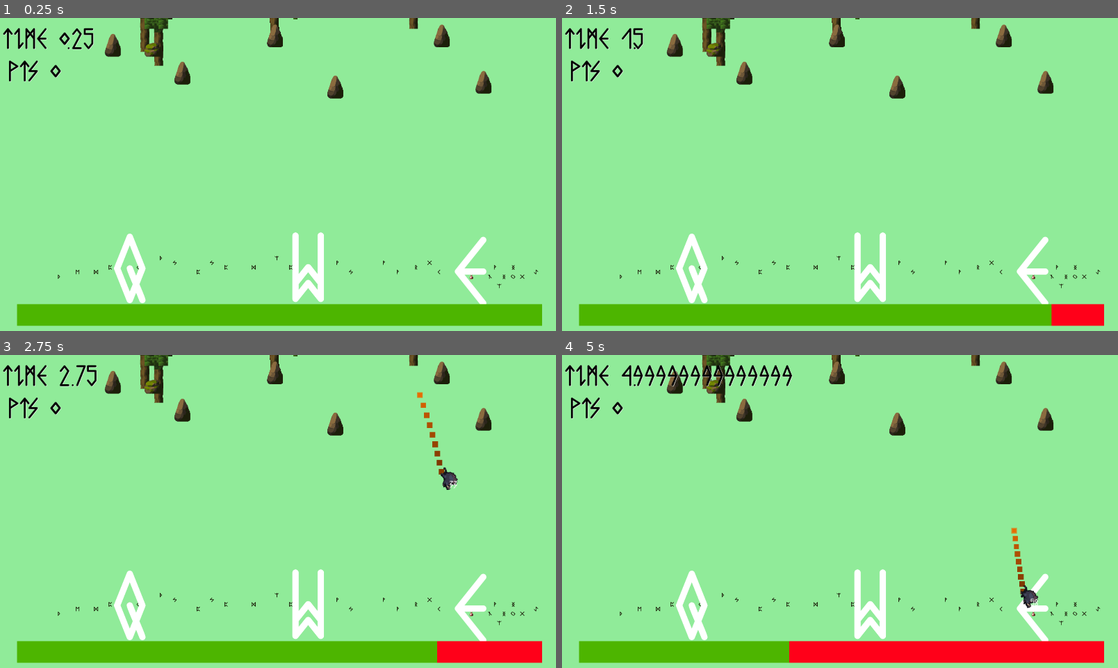
Above: before the commit, frames 1-4 (two rows, left to right).
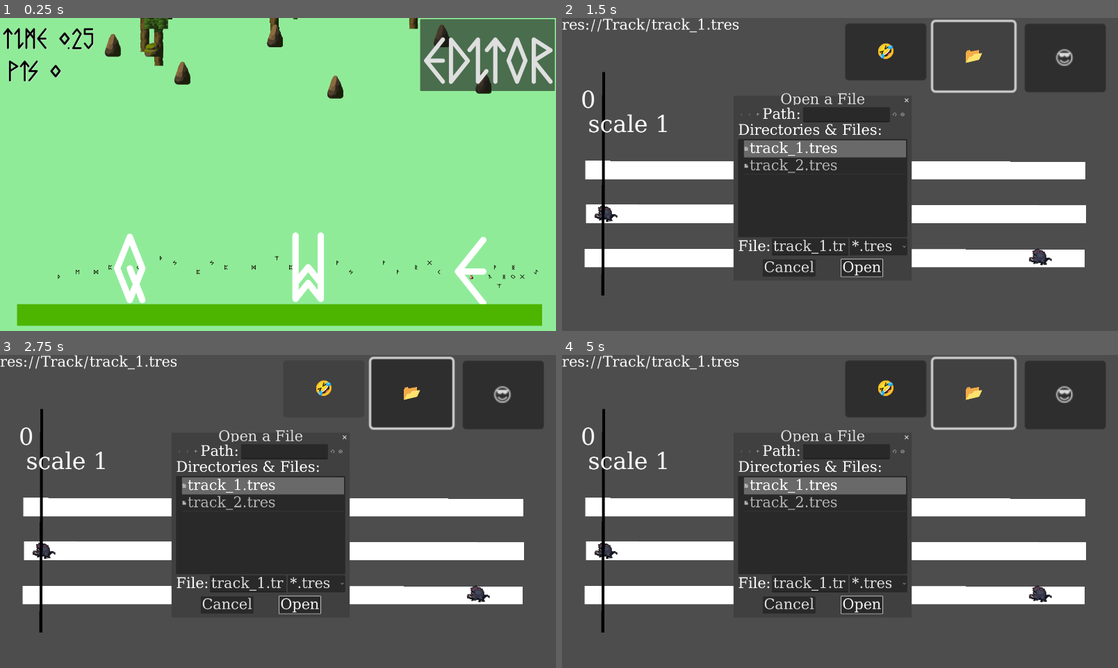
Above: after the commit, the same moments.

Repository: NamespaceV/LudumDare2024
Game: Godot game, scene res://main_scene.tscn
Two runs of this game, one before a commit and one after it. Both use one fixed random seed, a clock stepped at 60 frames per second and the inputs below.
Inputs (mouse positions are in pixels of both pictures, inside the frame that each line leads up to):
- Up to frame 1 (0.25 s): no input
- Up to frame 2 (1.5 s): click (1051, 55) at 0.5 s, where only the run after the commit has a clickable "EDITOR"; click (973, 55) at 1.25 s, where only the run after the commit has a clickable "📂"
- Up to frame 3 (2.75 s): click (322, 389) at 2 s, where only the run after the commit has a clickable "🤣"
- Up to frame 4 (5 s): click (1067, 395) at 2.75 s, where only the run after the commit has a clickable "😎"; click (862, 605) at 3.5 s, where only the run after the commit has a clickable "Open"; click (973, 392) at 4.25 s, where only the run after the commit has a clickable "📂"

The runs differ from the first frame. In frame 1, 5.5% of the frame differs, in the area x 75-100%, y 0-24%; in frame 2, 100%, in the area x 0-100%, y 0-100%; in frame 3, 100%; in frame 4, 100%.

Commit message:
editor works

Diff:
--- /dev/null
+++ b/Editor/EnemyForEditor.gd
@@ -0,0 +1,31 @@
+class_name EnemyForEditor
+extends Node2D
+
+var hover:bool
+
+var time:float
+var letter:String
+
+signal on_clicked (e:EnemyForEditor)
+
+# Called when the node enters the scene tree for the first time.
+func _ready():
+	pass # Replace with function body.
+
+
+# Called every frame. 'delta' is the elapsed time since the previous frame.
+func _process(_delta):
+	if Input.get_mouse_button_mask() & MOUSE_BUTTON_MASK_LEFT:
+		if hover:
+			on_clicked.emit(self)
+			hover = false
+
+
+func _on_area_2d_mouse_entered():
+	$AnimatedSprite2D.modulate = Color.BLACK
+	hover = true
+
+
+func _on_area_2d_mouse_exited():
+	$AnimatedSprite2D.modulate = Color.WHITE
+	hover = false
--- a/Editor/EnemyForEditor.tscn
+++ b/Editor/EnemyForEditor.tscn
@@ -1,5 +1,6 @@
-[gd_scene load_steps=10 format=3 uid="uid://xdv5pgxx6cku"]
+[gd_scene load_steps=12 format=3 uid="uid://xdv5pgxx6cku"]
 
+[ext_resource type="Script" path="res://Editor/EnemyForEditor.gd" id="1_bwmov"]
 [ext_resource type="Texture2D" uid="uid://bamyywaav0ulx" path="res://000ExternalAssets/Legacy-Fantasy - High Forest 2.3/Mob/Boar/Run/Run-Sheet-Black.png" id="2_bpukd"]
 
 [sub_resource type="Gradient" id="Gradient_mkijd"]
@@ -56,9 +57,14 @@
 "speed": 20.0
 }]
 
+[sub_resource type="RectangleShape2D" id="RectangleShape2D_7bq52"]
+size = Vector2(87, 58)
+
 [node name="Enemy" type="Node2D"]
+script = ExtResource("1_bwmov")
 
 [node name="CPUParticles2D" type="CPUParticles2D" parent="."]
+visible = false
 position = Vector2(14, 19)
 rotation = 1.455
 scale = Vector2(2, 2)
@@ -77,3 +83,12 @@
 scale = Vector2(2, 2)
 sprite_frames = SubResource("SpriteFrames_7u0aj")
 frame_progress = 0.344524
+
+[node name="Area2D" type="Area2D" parent="."]
+
+[node name="CollisionShape2D" type="CollisionShape2D" parent="Area2D"]
+position = Vector2(3.5, 1)
+shape = SubResource("RectangleShape2D_7bq52")
+
+[connection signal="mouse_entered" from="Area2D" to="." method="_on_area_2d_mouse_entered"]
+[connection signal="mouse_exited" from="Area2D" to="." method="_on_area_2d_mouse_exited"]
--- a/Editor/editor.gd
+++ b/Editor/editor.gd
@@ -3,15 +3,90 @@
 @export_file("*.tres") var track_path = "res://Track/track_1.tres"
 var track : TrackR
 
+const PIXELS_PER_SECOND = 500
+
+var time_offset = 0
+var time_scale = 1.0
+
 func _ready():
-	track = load(track_path)
-	$Path.text = track_path
+	open_track(track_path)
+
+func open_track(path:String):
+	track_path = path
+	$Path.text = path
+	track = load(path)
+	load_track()
+
+func load_track():
+	for c in $Lanes/Enemies.get_children():
+		c.queue_free()
 	var e_sc = load("res://Editor/EnemyForEditor.tscn")
 	for note in track.notes:
+		for i in range(MainGame.inputs.size()):
+			var ch = MainGame.inputs[i]
+			if not ch in note.notes:
+				continue
+			var e = e_sc.instantiate() as EnemyForEditor
+			e.time = note.offset
+			e.letter = ch
+			$Lanes/Enemies.add_child(e)
+			e.position = Vector2(148 + note.offset * PIXELS_PER_SECOND,524 + i * 150)
+			e.on_clicked.connect(delete_note_event)
 
-		var e = e_sc.instantiate()
-		$Lanes/Enemies.add_child(e)
-		e.position = Vector2(148 + note.offset * 200,524)
+func delete_note_event(e:EnemyForEditor):
+	delete_note(e.time, e.letter)
 
-func _process(delta):
-	pass
+func delete_note(time:float, letter:String):
+	print("delete ", letter, " ", str(time))
+	for note in track.notes:
+		if is_equal_approx(note.offset, time):
+			note.notes = note.notes.replace(letter, "")
+	var i = 0
+	while i < track.notes.size():
+		if track.notes[i].notes == "":
+			track.notes.remove_at(i)
+		else:
+			i += 1
+	load_track()
+
+func add_note(time:float, letter:String):
+	print("add ", letter, " ", str(time))
+	var idx = 0
+	while track.notes.size() < idx and track.notes[idx].offset < time:
+		idx += 1
+	if track.notes.size() == idx:
+		track.notes.append(TrackPointR.create(time, letter))
+	elif is_equal_approx(time, track.notes[idx].offset ):
+		if letter not in track.notes[idx].notes:
+			track.notes[idx].notes += letter
+	else :
+		track.notes.insert(idx, TrackPointR.create(time, letter))
+
+func _process(_delta):
+	$TimeOffset.text = str(time_offset) + "\n scale " + str(time_scale)
+	if Input.is_action_just_pressed("edit_next"):
+		time_offset += time_scale
+	if Input.is_action_just_pressed("edit_prev"):
+		time_offset -= time_scale
+	if Input.is_action_just_pressed("edit_scale_zoom_in"):
+		time_scale /= 2
+	if Input.is_action_just_pressed("edit_scale_zoom_out"):
+		time_scale *= 2
+	if Input.is_action_just_pressed("edit_sync_to_scale"):
+		time_offset = floorf(time_offset)
+	$Lanes/Enemies.position.x = - time_offset * PIXELS_PER_SECOND
+	for i in range(MainGame.inputs.size()):
+		var ch = MainGame.inputs[i]
+		if Input.is_action_just_pressed(ch):
+			add_note(time_offset, ch)
+			load_track()
+
+
+func _on_open_button_pressed():
+	$FileDialog.show()
+
+func _on_file_dialog_file_selected(path):
+	open_track(path)
+
+func _on_save_button__pressed():
+	ResourceSaver.save(track)
--- a/Editor/editor.tscn
+++ b/Editor/editor.tscn
@@ -22,6 +22,48 @@
 cache/0/16/0/kerning_overrides/50/0 = Vector2(0, 0)
 cache/0/16/0/kerning_overrides/16/0 = Vector2(0, 0)
 
+[sub_resource type="FontFile" id="FontFile_gpkp5"]
+face_index = null
+embolden = null
+transform = null
+cache/0/80/0/ascent = 0.0
+cache/0/80/0/descent = 0.0
+cache/0/80/0/underline_position = 0.0
+cache/0/80/0/underline_thickness = 0.0
+cache/0/80/0/scale = 1.0
+cache/0/80/0/kerning_overrides/80/0 = Vector2(0, 0)
+cache/0/80/0/kerning_overrides/16/0 = Vector2(0, 0)
+cache/0/16/0/ascent = 0.0
+cache/0/16/0/descent = 0.0
+cache/0/16/0/underline_position = 0.0
+cache/0/16/0/underline_thickness = 0.0
+cache/0/16/0/scale = 1.0
+cache/0/16/0/kerning_overrides/80/0 = Vector2(0, 0)
+cache/0/16/0/kerning_overrides/16/0 = Vector2(0, 0)
+
+[sub_resource type="FontFile" id="FontFile_qwyh4"]
+face_index = null
+embolden = null
+transform = null
+cache/0/16/0/ascent = 0.0
+cache/0/16/0/descent = 0.0
+cache/0/16/0/underline_position = 0.0
+cache/0/16/0/underline_thickness = 0.0
+cache/0/16/0/scale = 1.0
+cache/0/16/0/kerning_overrides/16/0 = Vector2(0, 0)
+cache/0/16/0/kerning_overrides/50/0 = Vector2(0, 0)
+cache/0/50/0/ascent = 0.0
+cache/0/50/0/descent = 0.0
+cache/0/50/0/underline_position = 0.0
+cache/0/50/0/underline_thickness = 0.0
+cache/0/50/0/scale = 1.0
+cache/0/50/0/kerning_overrides/16/0 = Vector2(0, 0)
+cache/0/50/0/kerning_overrides/50/0 = Vector2(0, 0)
+
+[sub_resource type="Theme" id="Theme_04my6"]
+default_font = SubResource("FontFile_qwyh4")
+default_font_size = 50
+
 [node name="editor" type="Node2D"]
 script = ExtResource("1_5qih8")
 
@@ -41,14 +83,66 @@
 polygon = PackedVector2Array(80, 493, 1807, 496, 1807, 557, 80, 557)
 
 [node name="W" type="Polygon2D" parent="Lanes"]
-position = Vector2(3, 138)
+position = Vector2(3, 150)
 polygon = PackedVector2Array(80, 493, 1807, 496, 1807, 557, 80, 557)
 
 [node name="E" type="Polygon2D" parent="Lanes"]
-position = Vector2(-4, 283)
+position = Vector2(-2, 303)
 polygon = PackedVector2Array(80, 493, 1807, 496, 1807, 557, 80, 557)
 
 [node name="Enemies" type="Node2D" parent="Lanes"]
 
 [node name="Enemy" parent="Lanes/Enemies" instance=ExtResource("2_ob068")]
 position = Vector2(148, 524)
+
+[node name="Line2D" type="Line2D" parent="."]
+points = PackedVector2Array(144, 186, 141, 958)
+default_color = Color(0, 0, 0, 1)
+
+[node name="TimeOffset" type="Label" parent="."]
+offset_left = 65.0
+offset_top = 246.0
+offset_right = 693.0
+offset_bottom = 346.0
+theme_override_fonts/font = SubResource("FontFile_gpkp5")
+theme_override_font_sizes/font_size = 80
+text = "ewqeqweqweqweqweqe"
+
+[node name="Button" type="Button" parent="."]
+offset_left = 1282.0
+offset_top = 14.0
+offset_right = 1352.0
+offset_bottom = 73.0
+scale = Vector2(4, 4)
+text = "📂"
+
+[node name="Button3" type="Button" parent="."]
+offset_left = 978.0
+offset_top = 19.0
+offset_right = 1048.0
+offset_bottom = 68.0
+scale = Vector2(4, 4)
+text = "🤣"
+
+[node name="Button2" type="Button" parent="."]
+offset_left = 1598.0
+offset_top = 20.0
+offset_right = 1668.0
+offset_bottom = 79.0
+scale = Vector2(4, 4)
+text = "😎"
+
+[node name="FileDialog" type="FileDialog" parent="."]
+title = "Open a File"
+position = Vector2i(600, 300)
+size = Vector2i(600, 600)
+content_scale_mode = 2
+theme = SubResource("Theme_04my6")
+ok_button_text = "Open"
+file_mode = 0
+root_subfolder = "res://Track/"
+filters = PackedStringArray("*.tres")
+
+[connection signal="pressed" from="Button" to="." method="_on_open_button_pressed"]
+[connection signal="pressed" from="Button2" to="." method="_on_save_button__pressed"]
+[connection signal="file_selected" from="FileDialog" to="." method="_on_file_dialog_file_selected"]
--- a/MainGame/MainGame.gd
+++ b/MainGame/MainGame.gd
@@ -1,3 +1,4 @@
+class_name MainGame
 extends Node2D
 
 var base_position
@@ -100,3 +101,7 @@
 	song_time = -0
 	idx = 0
 	$VBoxContainer/PlayButton.hide()
+
+
+func _on_button_pressed():
+	get_tree().change_scene_to_file("res://Editor/editor.tscn")
--- a/Track/track_1.tres
+++ b/Track/track_1.tres
@@ -1,7 +1,32 @@
-[gd_resource type="Resource" script_class="TrackR" load_steps=10 format=3 uid="uid://vd61lx7tgld8"]
+[gd_resource type="Resource" script_class="TrackR" load_steps=15 format=3]
 
 [ext_resource type="Script" path="res://Track/track.gd" id="1_6es1o"]
 [ext_resource type="Script" path="res://Track/track_point.gd" id="1_e3yqp"]
+
+[sub_resource type="Resource" id="Resource_iq1a7"]
+script = ExtResource("1_e3yqp")
+offset = 7.75
+notes = "q"
+
+[sub_resource type="Resource" id="Resource_ymtbn"]
+script = ExtResource("1_e3yqp")
+offset = 7.5
+notes = "q"
+
+[sub_resource type="Resource" id="Resource_8bw63"]
+script = ExtResource("1_e3yqp")
+offset = 7.25
+notes = "q"
+
+[sub_resource type="Resource" id="Resource_oudaf"]
+script = ExtResource("1_e3yqp")
+offset = 6.5
+notes = "w"
+
+[sub_resource type="Resource" id="Resource_g8il6"]
+script = ExtResource("1_e3yqp")
+offset = 0.0
+notes = "w"
 
 [sub_resource type="Resource" id="Resource_g32ei"]
 script = ExtResource("1_e3yqp")
@@ -40,4 +65,4 @@
 
 [resource]
 script = ExtResource("1_6es1o")
-notes = Array[ExtResource("1_e3yqp")]([SubResource("Resource_g32ei"), SubResource("Resource_tgawr"),  …(155 unchanged characters)…
+notes = Array[ExtResource("1_e3yqp")]([SubResource("Resource_iq1a7"), SubResource("Resource_ymtbn"), SubResource("Resource_8bw63"), SubResource("Resource_oudaf"), SubResource("Resource_g8il6"), SubResource("Resource_g32ei"), SubResource("Resource_tgawr"),  …(155 unchanged characters)…
--- /dev/null
+++ b/Track/track_2.tres
@@ -0,0 +1,43 @@
+[gd_resource type="Resource" script_class="TrackR" load_steps=10 format=3 uid="uid://de5pdln23rlvl"]
+
+[ext_resource type="Script" path="res://Track/track_point.gd" id="1_nys1l"]
+[ext_resource type="Script" path="res://Track/track.gd" id="2_dhoy1"]
+
+[sub_resource type="Resource" id="Resource_g32ei"]
+script = ExtResource("1_nys1l")
+offset = 1.0
+notes = "q"
+
+[sub_resource type="Resource" id="Resource_tgawr"]
+script = ExtResource("1_nys1l")
+offset = 2.0
+notes = "w"
+
+[sub_resource type="Resource" id="Resource_lxvr1"]
+script = ExtResource("1_nys1l")
+offset = 3.0
+notes = "e"
+
+[sub_resource type="Resource" id="Resource_hfrk7"]
+script = ExtResource("1_nys1l")
+offset = 4.0
+notes = "qwe"
+
+[sub_resource type="Resource" id="Resource_5j6qf"]
+script = ExtResource("1_nys1l")
+offset = 5.0
+notes = "e"
+
+[sub_resource type="Resource" id="Resource_kepud"]
+script = ExtResource("1_nys1l")
+offset = 6.0
+notes = "w"
+
+[sub_resource type="Resource" id="Resource_fkn47"]
+script = ExtResource("1_nys1l")
+offset = 7.0
+notes = "q"
+
+[resource]
+script = ExtResource("2_dhoy1")
+notes = Array[ExtResource("1_nys1l")]([SubResource("Resource_g32ei"), SubResource("Resource_tgawr"), SubResource("Resource_lxvr1"), SubResource("Resource_hfrk7"), SubResource("Resource_5j6qf"), SubResource("Resource_kepud"), SubResource("Resource_fkn47")])
--- a/Track/track_point.gd
+++ b/Track/track_point.gd
@@ -3,3 +3,9 @@
 
 @export var offset : float
 @export var notes : String
+
+static func create(_o:float, _n:String) -> TrackPointR:
+	var r = TrackPointR.new()
+	r.offset = _o
+	r.notes = _n
+	return r
--- a/main_scene.tscn
+++ b/main_scene.tscn
@@ -161,4 +161,13 @@
 theme_override_font_sizes/font_size = 90
 text = "1231232"
 
+[node name="Button" type="Button" parent="."]
+offset_left = 1458.0
+offset_top = 24.0
+offset_right = 1923.0
+offset_bottom = 272.0
+theme_override_font_sizes/font_size = 200
+text = "EDITOR"
+
 [connection signal="pressed" from="MainNode/VBoxContainer/PlayButton" to="MainNode" method="_on_play_button_pressed"]
+[connection signal="pressed" from="Button" to="MainNode" method="_on_button_pressed"]
--- a/project.godot
+++ b/project.godot
@@ -45,3 +45,28 @@
 "events": [Object(InputEventKey,"resource_local_to_scene":false,"resource_name":"","device":-1,"window_id":0,"alt_pressed":false,"shift_pressed":false,"ctrl_pressed":false,"meta_pressed":false,"pressed":false,"keycode":0,"physical_keycode":69,"key_label":0,"unicode":101,"echo":false,"script":null)
 ]
 }
+edit_next={
+"deadzone": 0.5,
+"events": [Object(InputEventKey,"resource_local_to_scene":false,"resource_name":"","device":-1,"window_id":0,"alt_pressed":false,"shift_pressed":false,"ctrl_pressed":false,"meta_pressed":false,"pressed":false,"keycode":0,"physical_keycode":32,"key_label":0,"unicode":32,"echo":false,"script":null)
+]
+}
+edit_prev={
+"deadzone": 0.5,
+"events": [Object(InputEventKey,"resource_local_to_scene":false,"resource_name":"","device":-1,"window_id":0,"alt_pressed":false,"shift_pressed":false,"ctrl_pressed":false,"meta_pressed":false,"pressed":false,"keycode":0,"physical_keycode":67,"key_label":0,"unicode":99,"echo":false,"script":null)
+]
+}
+edit_scale_zoom_in={
+"deadzone": 0.5,
+"events": [Object(InputEventKey,"resource_local_to_scene":false,"resource_name":"","device":-1,"window_id":0,"alt_pressed":false,"shift_pressed":false,"ctrl_pressed":false,"meta_pressed":false,"pressed":false,"keycode":0,"physical_keycode":4194437,"key_label":0,"unicode":43,"echo":false,"script":null)
+]
+}
+edit_scale_zoom_out={
+"deadzone": 0.5,
+"events": [Object(InputEventKey,"resource_local_to_scene":false,"resource_name":"","device":-1,"window_id":0,"alt_pressed":false,"shift_pressed":false,"ctrl_pressed":false,"meta_pressed":false,"pressed":false,"keycode":0,"physical_keycode":4194435,"key_label":0,"unicode":45,"echo":false,"script":null)
+]
+}
+edit_sync_to_scale={
+"deadzone": 0.5,
+"events": [Object(InputEventKey,"resource_local_to_scene":false,"resource_name":"","device":-1,"window_id":0,"alt_pressed":false,"shift_pressed":false,"ctrl_pressed":false,"meta_pressed":false,"pressed":false,"keycode":0,"physical_keycode":4194433,"key_label":0,"unicode":42,"echo":false,"script":null)
+]
+}
Not shown: 1 places in Editor/editor.tscn that only renumber resources
